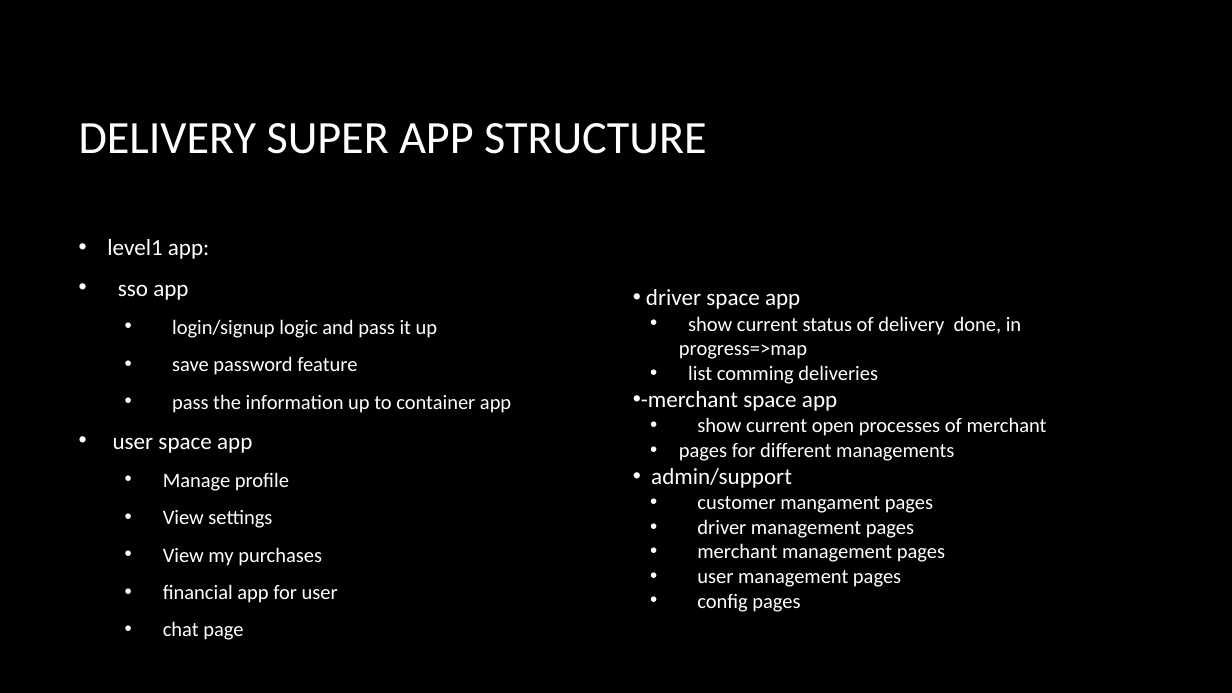
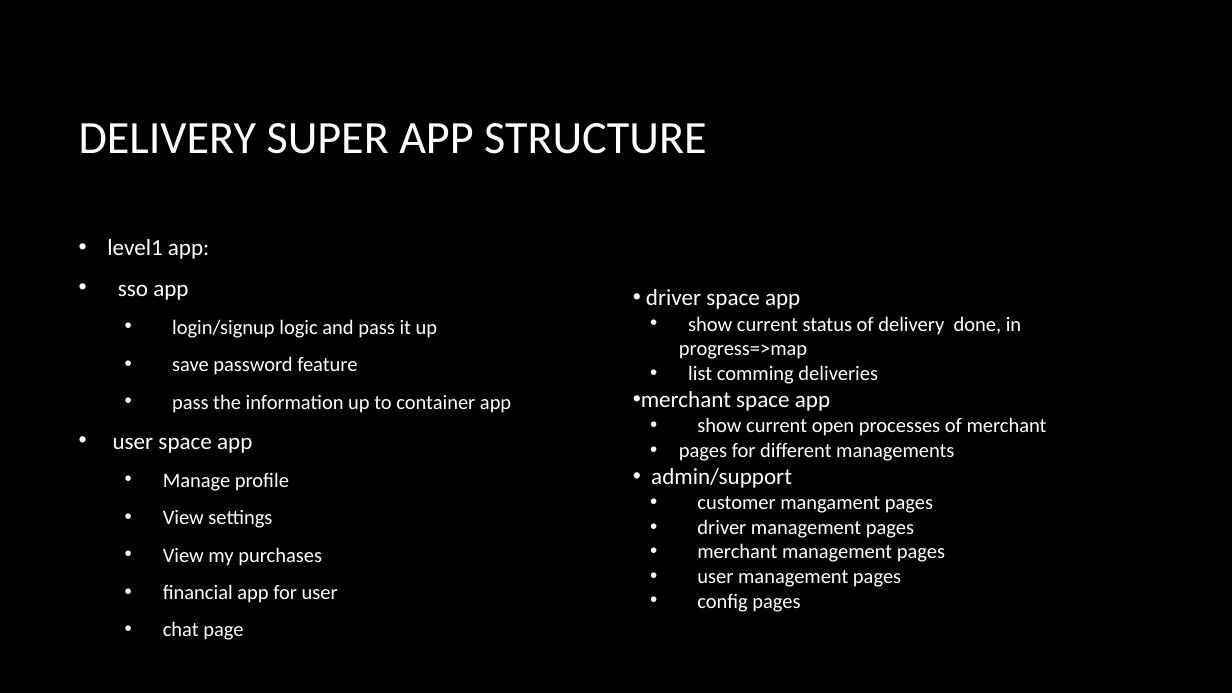
Before and after one commit to babakzarrinbal/mirco-front-end, a slide deck: slide 22 of MICRO-FRONTEND.pptx. Drawn at 1232x693 pixels with LibreOffice and Linux fonts; fonts in the diff are those of the drawing; background and template pictures are left out. Boxes give left, top, right and bottom in pixels: in the first picture for what was removed or moved away, otherwise in the second. Text is boxed around its words. In the diff, an @@ line names an element or a change of style, - is before the commit and + after.

```diff
--- a/MICRO-FRONTEND.pptx
+++ b/MICRO-FRONTEND.pptx
@@ text at <box>641,391,830,411</box>: text changed @@
-• -merchant space app
+• merchant space app
```
Also in this commit, not shown: 1 other slide changed, 12 other files.
